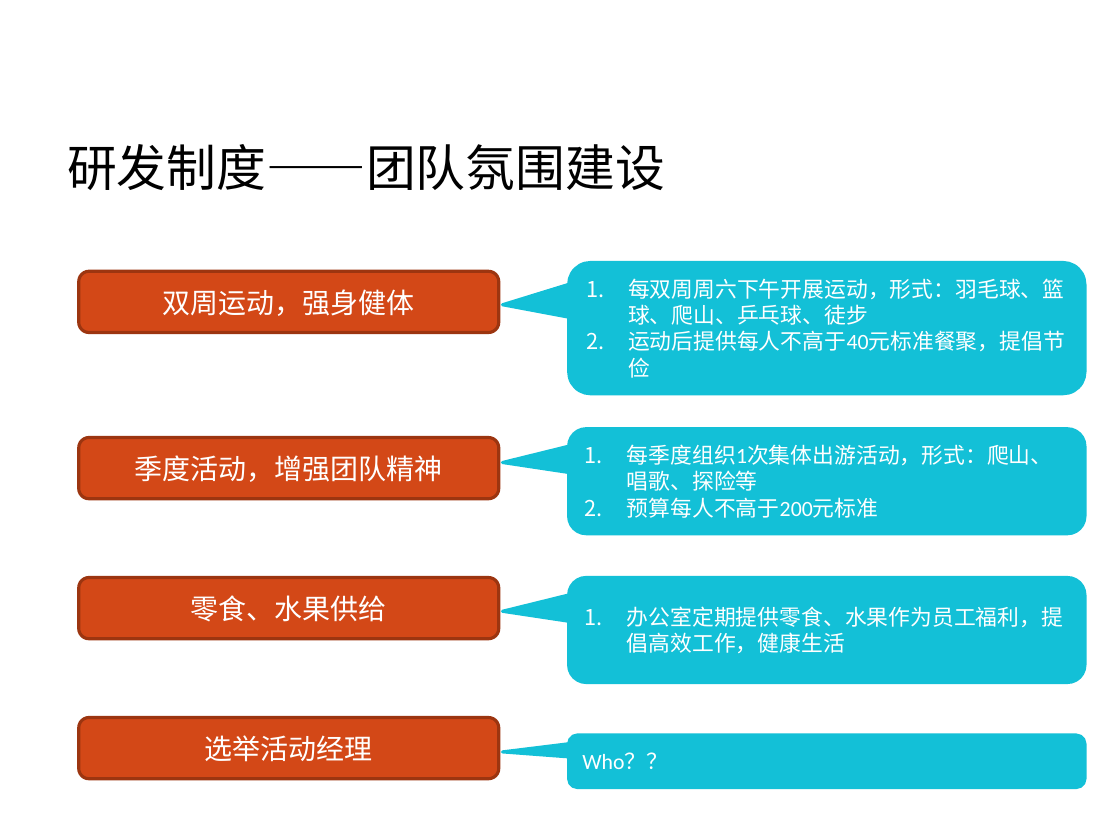
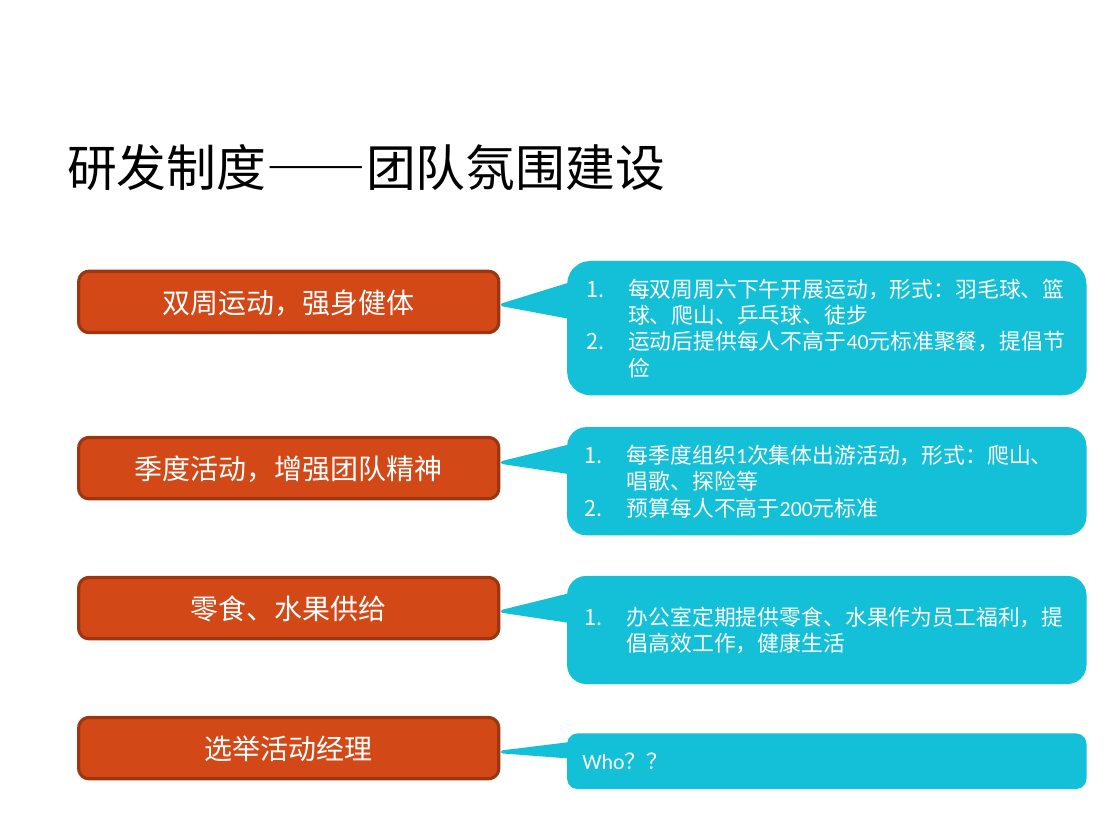
Before and after one commit to Vivian-hihi/SequoiaDB, a slide deck: slide 14 of internal_doc/00.项目管理/02.制度宣传/2016研发组织结构和制度流程宣传.pptx. Drawn at 1120x840 pixels with LibreOffice and Linux fonts; fonts in the diff are those of the drawing; background and template pictures are left out. Boxes give left, top, right and bottom in pixels: in the first picture for what was removed or moved away, otherwise in the second. Text is boxed around its words. In the diff, an @@ line names an element or a change of style, - is before the commit and + after.

```diff
--- a/internal_doc/00.项目管理/02.制度宣传/2016研发组织结构和制度流程宣传.pptx
+++ b/internal_doc/00.项目管理/02.制度宣传/2016研发组织结构和制度流程宣传.pptx
@@ text in rounded speech box at box(628, 330, 1065, 378): text changed @@
-2. 运动后提供每人不高于40元标准餐聚，提倡节俭
+2. 运动后提供每人不高于40元标准聚餐，提倡节俭
```
Also in this commit, not shown: 3 other slides changed.
